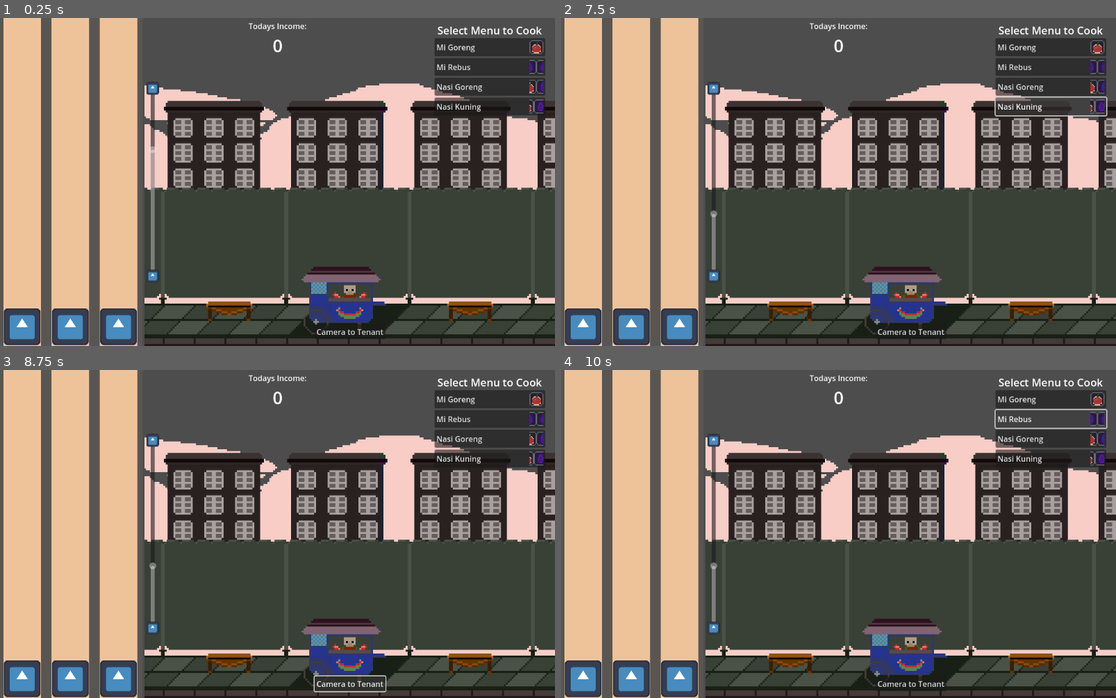
Above: before the commit, frames 1-4 (two rows, left to right).
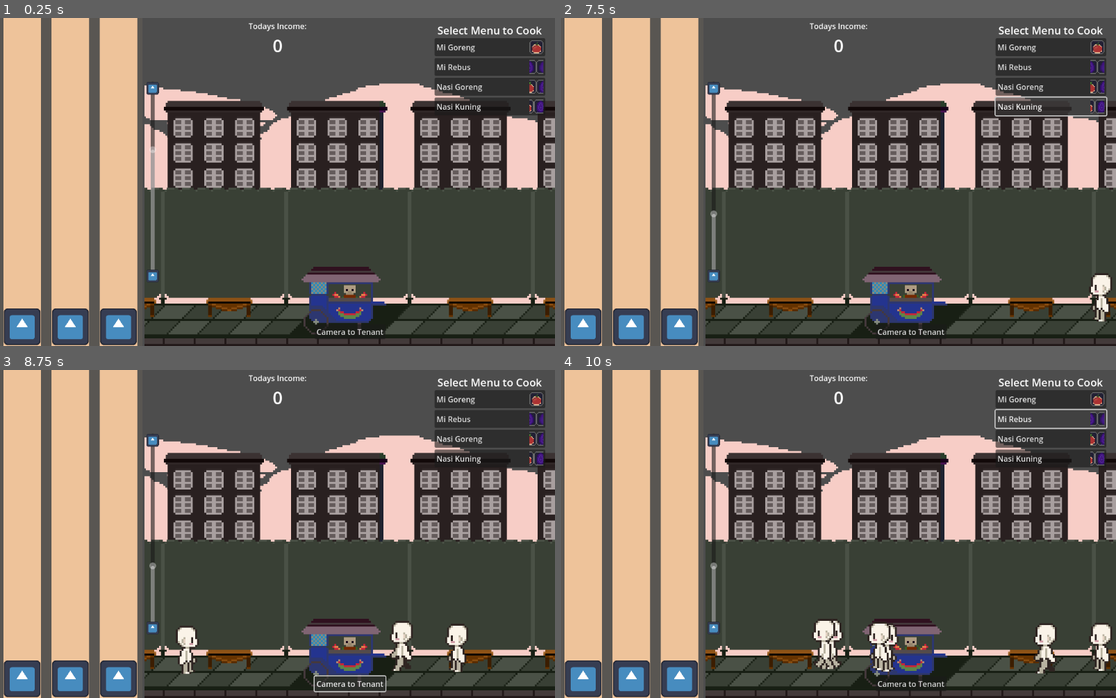
Above: after the commit, the same moments.

Repository: RafliNST/rush-cooker
Game: Godot game, scene res://scenes/main_scene.tscn
Same seed, same stepped clock (60 frames per second), same inputs: the game is played once before the commit and once after it. The engine's default icon, where the game draws it, is replaced by a stand-in: a white triangle on a blue panel in a dark square. Sound files missing from this copy of the repository are replaced by a short silence.
Inputs:
- Up to frame 1 (0.25 s): no input
- Up to frame 2 (7.5 s): click "Camera to Tenant" at 0.5 s; click "Mi Goreng" at 1.25 s; click "Mi Rebus" at 2 s; click "Nasi Goreng" at 2.75 s; click "Nasi Kuning" at 3.5 s; click "Camera to Tenant" at 4.25 s; click "Mi Goreng" at 5 s; click "Mi Rebus" at 5.75 s; click "Nasi Goreng" at 6.5 s; click "Nasi Kuning" at 7.25 s
- Up to frame 3 (8.75 s): click "Camera to Tenant" at 8 s
- Up to frame 4 (10 s): click "Mi Goreng" at 8.75 s; click "Mi Rebus" at 9.5 s

The runs differ from the first frame. In frame 1, 0.9% of the frame differs, in the area x 26-100%, y 85-93%; in frame 2, 1.3%; in frame 3, 2.0%; in frame 4, 2.8%, in the area x 26-100%, y 75-93%.
Error before the commit: Invalid call to function 'initialize' in base 'Node2D (Customer)'. Expected 3 arguments. (res://scripts/Customer/CustomerManager.gd:58)

Commit message:
easier table seat points

Diff:
--- a/scenes/Customer/customer.tscn
+++ b/scenes/Customer/customer.tscn
@@ -1,9 +1,25 @@
-[gd_scene load_steps=14 format=3 uid="uid://c34rkf3xyludj"]
+[gd_scene load_steps=18 format=3 uid="uid://c34rkf3xyludj"]
 
 [ext_resource type="Script" path="res://scripts/Customer/customer.gd" id="1_impmu"]
 [ext_resource type="Texture2D" uid="uid://bwho5o0b3unm6" path="res://textures/sprites/rail-sprite-16x16.png" id="2_rmw0d"]
 [ext_resource type="Texture2D" uid="uid://cb2ub3ylefvc" path="res://textures/sprites/customer/16x32 All Animations.png" id="3_fnux6"]
 [ext_resource type="Texture2D" uid="uid://ti1svonowg6d" path="res://textures/sprites/customer/16x32 Walk-Sheet.png" id="3_qkihl"]
+
+[sub_resource type="AtlasTexture" id="AtlasTexture_ju4r0"]
+atlas = ExtResource("3_fnux6")
+region = Rect2(96, 192, 16, 32)
+
+[sub_resource type="AtlasTexture" id="AtlasTexture_ty61i"]
+atlas = ExtResource("3_fnux6")
+region = Rect2(112, 192, 16, 32)
+
+[sub_resource type="AtlasTexture" id="AtlasTexture_qcpfx"]
+atlas = ExtResource("3_fnux6")
+region = Rect2(128, 192, 16, 32)
+
+[sub_resource type="AtlasTexture" id="AtlasTexture_rnup7"]
+atlas = ExtResource("3_fnux6")
+region = Rect2(144, 192, 16, 32)
 
 [sub_resource type="AtlasTexture" id="AtlasTexture_onmbo"]
 atlas = ExtResource("3_fnux6")
@@ -35,6 +51,23 @@
 
 [sub_resource type="SpriteFrames" id="SpriteFrames_gkviu"]
 animations = [{
+"frames": [{
+"duration": 1.0,
+"texture": SubResource("AtlasTexture_ju4r0")
+}, {
+"duration": 1.0,
+"texture": SubResource("AtlasTexture_ty61i")
+}, {
+"duration": 1.0,
+"texture": SubResource("AtlasTexture_qcpfx")
+}, {
+"duration": 1.0,
+"texture": SubResource("AtlasTexture_rnup7")
+}],
+"loop": true,
+"name": &"eat",
+"speed": 5.0
+}, {
 "frames": [{
 "duration": 1.0,
 "texture": SubResource("AtlasTexture_onmbo")
@@ -94,9 +127,9 @@
 position = Vector2(0, -50)
 scale = Vector2(4, 4)
 sprite_frames = SubResource("SpriteFrames_gkviu")
-animation = &"idle"
+animation = &"eat"
 autoplay = "walk"
-frame_progress = 0.933682
+frame_progress = 0.808331
 
 [node name="Area2D" type="Area2D" parent="CustomerSprite"]
 scale = Vector2(0.25, 0.25)
--- a/scenes/game.tscn
+++ b/scenes/game.tscn
@@ -14,7 +14,7 @@
 [ext_resource type="Resource" uid="uid://debhai37epfkn" path="res://scripts/resource/menu/MiRebus.tres" id="10_ggkpa"]
 [ext_resource type="Resource" uid="uid://bqv34k7us7n7u" path="res://scripts/resource/menu/NasiGoreng.tres" id="11_rffrp"]
 [ext_resource type="Resource" uid="uid://sy5okdw5dcy1" path="res://scripts/resource/menu/NasiKuning.tres" id="12_tbh8r"]
-[ext_resource type="Texture2D" uid="uid://m3fsvsu5s5ej" path="res://textures/sprites/paralax-bg/table-sprite.png" id="15_gvfgv"]
+[ext_resource type="PackedScene" uid="uid://ci4l7yxxlqvq5" path="res://scenes/table_short.tscn" id="15_a4ote"]
 
 [node name="Game" type="Node2D"]
 
@@ -136,106 +136,34 @@
 [node name="CustomerManager" parent="." node_paths=PackedStringArray("spawn_points", "table_points") instance=ExtResource("7_wenam")]
 elapse_time = 0.5
 spawn_points = [NodePath("LeftSpawn"), NodePath("RightSpawn")]
-table_points = [NodePath("../TablePoints/Table1/Seats/left-seat"), NodePath("../TablePoints/Table1/Seats/right-seat"), NodePath("../TablePoints/Table2/Seats/left-seat"), NodePath("../TablePoints/Table2/Seats/right-seat"), NodePath("../TablePoints/Table3/Seats/left-seat"), NodePath("../TablePoints/Table3/Seats/right-seat"), NodePath("../TablePoints/Table4/Seats/left-seat"), NodePath("../TablePoints/Table4/Seats/right-seat"), NodePath("../TablePoints/Table5/Seats/left-seat"), NodePath("../TablePoints/Table5/Seats/right-seat"), NodePath("../TablePoints/Table6/Seats/left-seat"), NodePath("../TablePoints/Table6/Seats/right-seat")]
+table_points = [NodePath("../TablePoints/table1"), NodePath("../TablePoints/table2"), NodePath("../TablePoints/table3"), NodePath("../TablePoints/table4"), NodePath("../TablePoints/table5"), NodePath("../TablePoints/table6")]
 menu_selection = Array[ExtResource("8_c0xgp")]([ExtResource("9_j3qq0"), ExtResource("10_ggkpa"), ExtResource("11_rffrp"), ExtResource("12_tbh8r")])
 
 [node name="LeftSpawn" type="Marker2D" parent="CustomerManager"]
-position = Vector2(-2000, 200)
+position = Vector2(-2000, 300)
 
 [node name="RightSpawn" type="Marker2D" parent="CustomerManager"]
-position = Vector2(2000, 200)
+position = Vector2(2000, 300)
 
 [node name="TablePoints" type="Node2D" parent="."]
-position = Vector2(0, 200)
+position = Vector2(0, 260)
 
-[node name="Table1" type="Node2D" parent="TablePoints"]
-position = Vector2(250, 68)
-scale = Vector2(4, 4)
+[node name="table1" parent="TablePoints" instance=ExtResource("15_a4ote")]
+position = Vector2(250, 0)
 
-[node name="Sprite" type="Sprite2D" parent="TablePoints/Table1"]
-texture = ExtResource("15_gvfgv")
+[node name="table2" parent="TablePoints" instance=ExtResource("15_a4ote")]
+position = Vector2(450, 0)
 
-[node name="Seats" type="Node2D" parent="TablePoints/Table1"]
+[node name="table3" parent="TablePoints" instance=ExtResource("15_a4ote")]
+position = Vector2(650, 0)
 
-[node name="left-seat" type="Node2D" parent="TablePoints/Table1/Seats"]
-position = Vector2(20, 0)
+[node name="table4" parent="TablePoints" instance=ExtResource("15_a4ote")]
+position = Vector2(-250, 0)
 
-[node name="right-seat" type="Node2D" parent="TablePoints/Table1/Seats"]
-position = Vector2(-20, 0)
+[node name="table5" parent="TablePoints" instance=ExtResource("15_a4ote")]
+position = Vector2(-450, 0)
 
-[node name="Table2" type="Node2D" parent="TablePoints"]
-position = Vector2(480, 68)
-scale = Vector2(4, 4)
-
-[node name="Sprite" type="Sprite2D" parent="TablePoints/Table2"]
-texture = ExtResource("15_gvfgv")
-
-[node name="Seats" type="Node2D" parent="TablePoints/Table2"]
-
-[node name="left-seat" type="Node2D" parent="TablePoints/Table2/Seats"]
-position = Vector2(20, 0)
-
-[node name="right-seat" type="Node2D" parent="TablePoints/Table2/Seats"]
-position = Vector2(-20, 0)
-
-[node name="Table3" type="Node2D" parent="TablePoints"]
-position = Vector2(710, 68)
-scale = Vector2(4, 4)
-
-[node name="Sprite" type="Sprite2D" parent="TablePoints/Table3"]
-texture = ExtResource("15_gvfgv")
-
-[node name="Seats" type="Node2D" parent="TablePoints/Table3"]
-
-[node name="left-seat" type="Node2D" parent="TablePoints/Table3/Seats"]
-position = Vector2(20, 0)
-
-[node name="right-seat" type="Node2D" parent="TablePoints/Table3/Seats"]
-position = Vector2(-20, 0)
-
-[node name="Table4" type="Node2D" parent="TablePoints"]
-position = Vector2(-250, 68)
-scale = Vector2(4, 4)
-
-[node name="Sprite" type="Sprite2D" parent="TablePoints/Table4"]
-texture = ExtResource("15_gvfgv")
-
-[node name="Seats" type="Node2D" parent="TablePoints/Table4"]
-
-[node name="left-seat" type="Node2D" parent="TablePoints/Table4/Seats"]
-position = Vector2(20, 0)
-
-[node name="right-seat" type="Node2D" parent="TablePoints/Table4/Seats"]
-position = Vector2(-20, 0)
-
-[node name="Table5" type="Node2D" parent="TablePoints"]
-position = Vector2(-480, 68)
-scale = Vector2(4, 4)
-
-[node name="Sprite" type="Sprite2D" parent="TablePoints/Table5"]
-texture = ExtResource("15_gvfgv")
-
-[node name="Seats" type="Node2D" parent="TablePoints/Table5"]
-
-[node name="left-seat" type="Node2D" parent="TablePoints/Table5/Seats"]
-position = Vector2(20, 0)
-
-[node name="right-seat" type="Node2D" parent="TablePoints/Table5/Seats"]
-position = Vector2(-20, 0)
-
-[node name="Table6" type="Node2D" parent="TablePoints"]
-position = Vector2(-710, 68)
-scale = Vector2(4, 4)
-
-[node name="Sprite" type="Sprite2D" parent="TablePoints/Table6"]
-texture = ExtResource("15_gvfgv")
-
-[node name="Seats" type="Node2D" parent="TablePoints/Table6"]
-
-[node name="left-seat" type="Node2D" parent="TablePoints/Table6/Seats"]
-position = Vector2(20, 0)
-
-[node name="right-seat" type="Node2D" parent="TablePoints/Table6/Seats"]
-position = Vector2(-20, 0)
+[node name="table6" parent="TablePoints" instance=ExtResource("15_a4ote")]
+position = Vector2(-650, 0)
 
 [connection signal="pressed" from="CanvasLayer/Button" to="Camera2D" method="_on_button_pressed"]
--- a/scenes/table_short.tscn
+++ b/scenes/table_short.tscn
@@ -4,7 +4,6 @@
 [ext_resource type="Script" path="res://scripts/table.gd" id="1_yu8gl"]
 
 [node name="table" type="Node2D"]
-position = Vector2(250, 68)
 scale = Vector2(4, 4)
 script = ExtResource("1_yu8gl")
 
--- a/scripts/Customer/CustomerManager.gd
+++ b/scripts/Customer/CustomerManager.gd
@@ -11,10 +11,11 @@
 @export var spawn_points: Array[Node2D]
 
 enum TABLE_AVAILABILITY { NO, YES }
-@export var table_points: Array[Node2D]
+@export var table_points: Array[Table]
 @export var menu_selection: Array[Menu]
 
-var tables_dict := { }
+var seat_points: Array[Node2D]
+var seats_dict := { }
 
 @onready var new_customer_timer := $SpawnNewCustomer
 
@@ -25,37 +26,41 @@
 	Instance = null
 
 func _ready() -> void:
-	for table in table_points:
-		tables_dict[table] = TABLE_AVAILABILITY.YES
+	for i in range(0,table_points.size()):
+		seat_points.append(table_points[i].left_seat)
+		seat_points.append(table_points[i].right_seat)
+
+	for seat in seat_points:
+		seats_dict[seat] = TABLE_AVAILABILITY.YES
 
 	new_customer_timer.wait_time = elapse_time
 	new_customer_timer.start()
 
-func get_available_tables() -> Array[Node2D]:
-	var tables: Array[Node2D]
-	for table in table_points:
-		if tables_dict[table] == TABLE_AVAILABILITY.YES:
-			tables.append(table)
+func get_available_seats() -> Array[Node2D]:
+	var seats: Array[Node2D]
+	for seat in seat_points:
+		if seats_dict[seat] == TABLE_AVAILABILITY.YES:
+			seats.append(seat)
 
-	return tables
+	return seats
 
-func set_table(point: Node2D, status: TABLE_AVAILABILITY) -> void:
-	if tables_dict.has(point):
-		tables_dict[point] = status
+func set_seat(point: Node2D, status: TABLE_AVAILABILITY) -> void:
+	if seats_dict.has(point):
+		seats_dict[point] = status
 
 func _on_spawn_new_customer_timeout() -> void:
-	var table = get_available_tables()
+	var seat = get_available_seats()
 	var menu = menu_selection.pick_random()
 
-	if table.size() <= 0:
+	if seat.size() <= 0:
 		return
 
-	table = table.pick_random()
-	set_table(table, TABLE_AVAILABILITY.NO)
+	seat = seat.pick_random()
+	set_seat(seat, TABLE_AVAILABILITY.NO)
 
 	var customer = customer_scene.instantiate()
 	spawn_points.pick_random().add_child(customer)
-	customer.initialize(table,menu)
+	customer.initialize(seat,menu)
 
 func _on_order_complete(customer: Customer) -> void:
-	set_table(customer.seat_pos, TABLE_AVAILABILITY.YES)
+	set_seat(customer.seat_pos, TABLE_AVAILABILITY.YES)
--- a/scripts/Customer/customer.gd
+++ b/scripts/Customer/customer.gd
@@ -13,7 +13,6 @@
 var seat_pos: Node2D
 var menu: Menu
 var is_menu_served := false
-var seat_at_right: bool
 
 enum ORDER_STATE { WALKING, WAITING, SERVED, RETURN }
 var order_state := ORDER_STATE.WALKING
@@ -24,12 +23,12 @@
 	elif order_state == ORDER_STATE.RETURN:
 		move_to_(origin_pos, delta)
 
-func initialize(seat: Node2D, func_menu: Menu, func_seat: bool) -> void:
+#func initialize(seat: Node2D, func_menu: Menu, func_seat: bool) -> void:
+func initialize(seat: Node2D, func_menu: Menu) -> void:
 	seat_pos = seat
 	menu = func_menu
 	order_icon.texture = menu.icon
 	origin_pos = global_position
-	seat_at_right = func_seat
 
 	waiting_timer.wait_time = waiting_time
 	order_icon.hide()
@@ -49,8 +48,8 @@
 		waiting_timer.start()
 
 		customer_sprite.play("idle")
-		if seat_at_right:
-			customer_sprite.flip_h = true
+		#if seat_at_right:
+			#customer_sprite.flip_h = true
 
 func _on_area_2d_input_event(viewport: Node, event: InputEvent, shape_idx: int) -> void:
 	if event is InputEventMouseButton and event.is_pressed():
@@ -71,6 +70,7 @@
 		is_menu_served = true
 		order_state = ORDER_STATE.RETURN
 		waiting_timer.stop()
+		order_icon.hide()
 		CustomerManager.Instance.order_complete.emit(self)
 
 func _on_on_screen_notifier_screen_exited() -> void:
--- a/scripts/table.gd
+++ b/scripts/table.gd
@@ -1,5 +1,9 @@
 extends Node2D
 class_name Table
 
-@onready var left_seat := $"Seats/left-seat"
-@onready var right_seat := $"Seats/right-seat"
+var left_seat: Node2D:
+	get:
+		return $"Seats/left-seat"
+var right_seat: Node2D:
+	get:
+		return $"Seats/right-seat"
